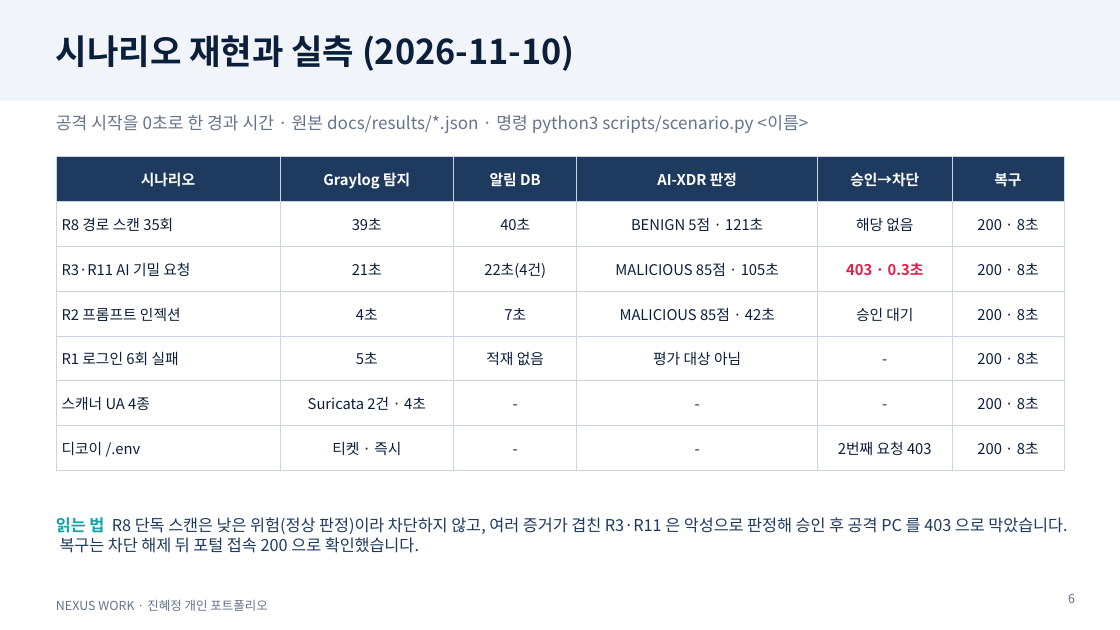
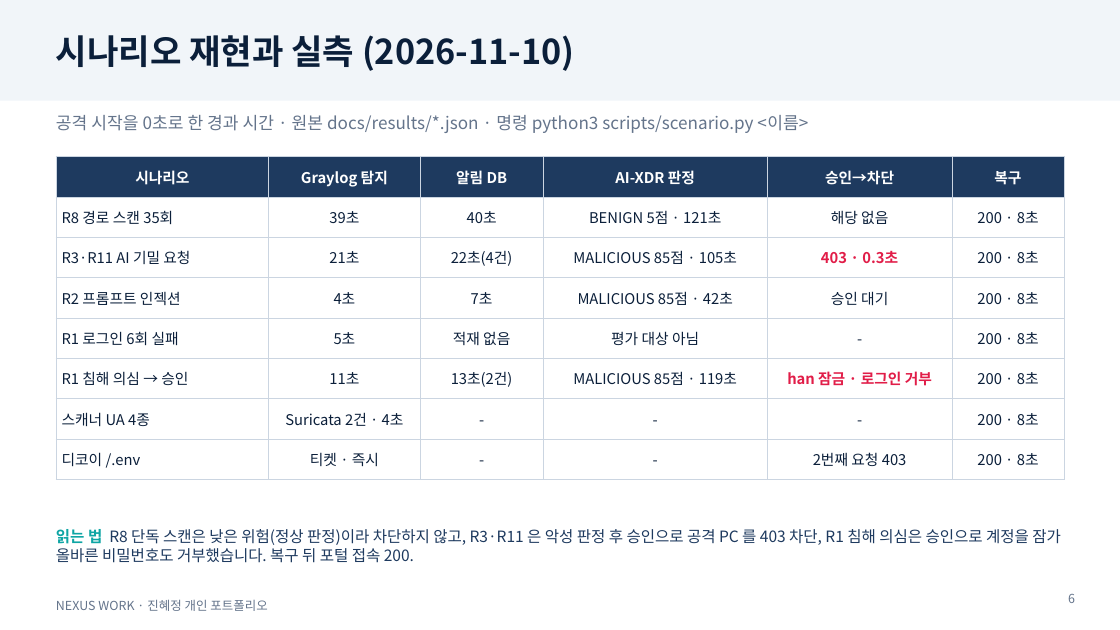
Before and after one commit to ginye28/nexus-integrated, a slide deck: slide 6 of docs/portfolio/NEXUS_WORK_진혜정_개인포트폴리오.pptx. Drawn at 1120x630 pixels with LibreOffice and Linux fonts; fonts in the diff are those of the drawing. Boxes give left, top, right and bottom in pixels: in the first picture for what was removed or moved away, otherwise in the second. Text is boxed around its words. In the diff, an @@ line names an element or a change of style, - is before the commit and + after.

```diff
--- a/docs/portfolio/NEXUS_WORK_진혜정_개인포트폴리오.pptx
+++ b/docs/portfolio/NEXUS_WORK_진혜정_개인포트폴리오.pptx
@@ table at (56, 157, 1064, 472) @@
+row 6: R1 침해 의심 → 승인 | 11초 | 13초(2건) | MALICIOUS 85점 · 119초 | han 잠금 · 로그인 거부 | 200 · 8초
@@ text at (56, 529, 1061, 563): text changed; size 10.5 to 10 pt @@
-읽는 법 R8 단독 스캔은 낮은 위험(정상 판정)이라 차단하지 않고, 여러 증거가 겹친 R3·R11 은 악성으로 판정해 승인 후 공격 PC 를 403 으로 막았습니다. 복구는 차단 해제 뒤 포털 접속 200 으로 확인했습니다.
+읽는 법 R8 단독 스캔은 낮은 위험(정상 판정)이라 차단하지 않고, R3·R11 은 악성 판정 후 승인으로 공격 PC 를 403 차단, R1 침해 의심은 승인으로 계정을 잠가 올바른 비밀번호도 거부했습니다. 복구 뒤 포털 접속 200.
```
Also in this commit, not shown: 3 other slides changed, 1 slide added, 15 other files.
